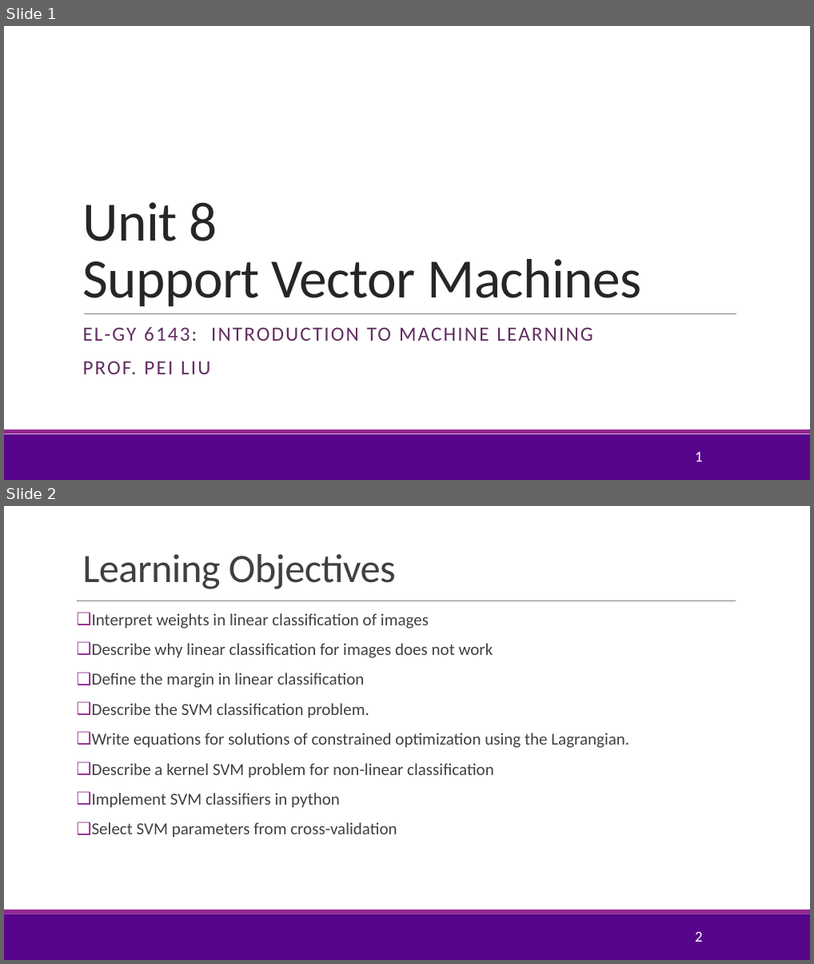
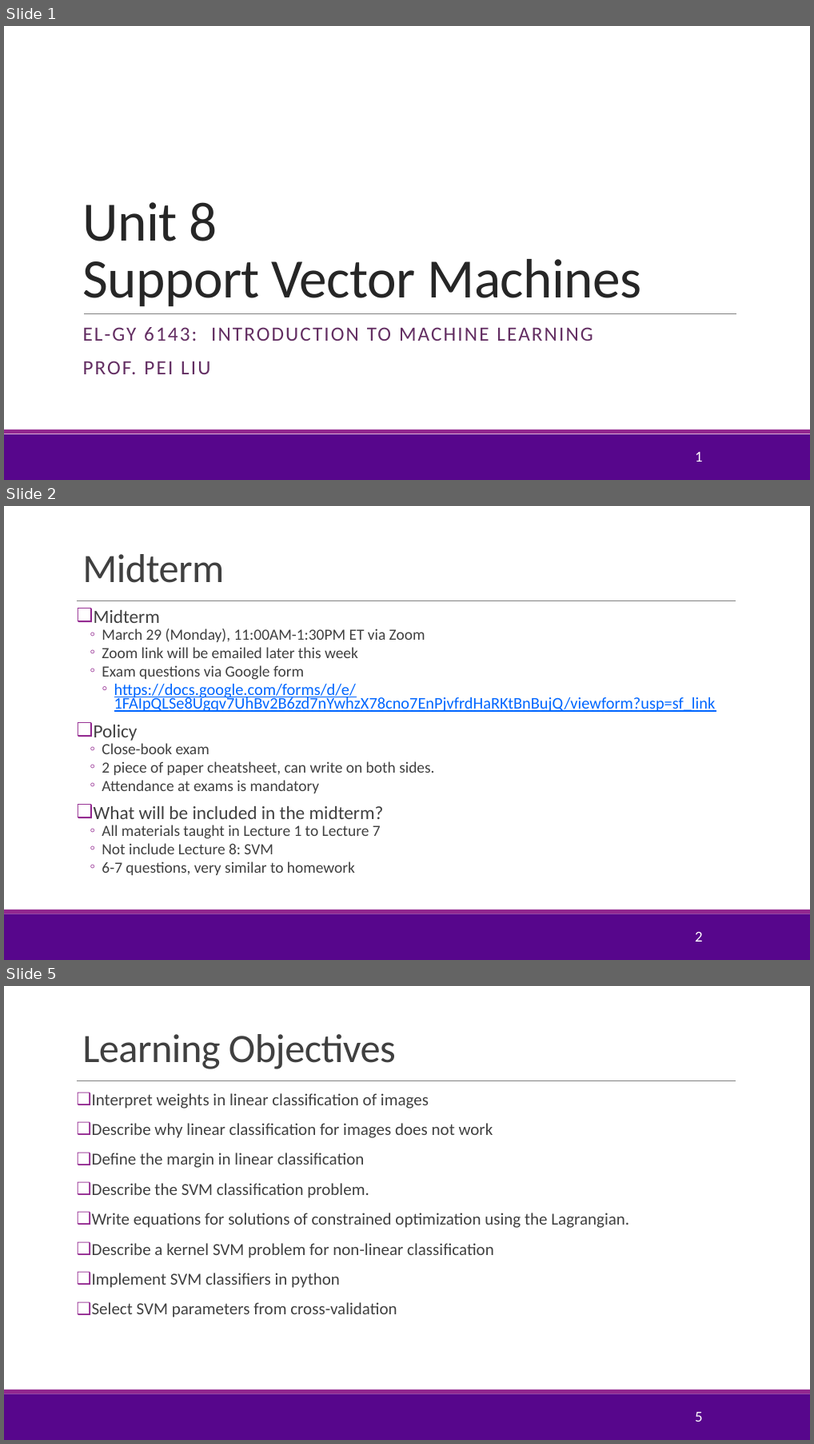
Before and after one commit to pliugithub/MachineLearning, a slide deck: lectures/Lect08_SVM.pptx. Shown one above the other, each under a label of ours: slides 1 and 2 before the commit, slides 1, 2 and 5 after it; the slides between them are not shown. The pictures are 814x964 and 814x1444 pixels, drawn with LibreOffice and Linux fonts; fonts in the diff are those of the drawing; background and template pictures are left out. Boxes give left, top, right and bottom in pixels: in the first picture for what was removed or moved away, otherwise in the second. Text is boxed around its words. In the diff, an @@ line names an element or a change of style, - is before the commit and + after.

```diff
--- a/lectures/Lect08_SVM.pptx
+++ b/lectures/Lect08_SVM.pptx
@@ slide 2 added at bbox=[4, 506, 810, 960], background #FFFFFF; not listed: 3 template elements that a slide beside it also shows @@
@@ title added at bbox=[82, 554, 224, 583], 48 pt, text #404040 @@
+Midterm
@@ text added at bbox=[94, 610, 716, 875], 18.5 pt, text #404040 @@
+❑ Midterm
+  ◦ March 29 (Monday), 11:00AM-1:30PM ET via Zoom
+  ◦ Zoom link will be emailed later this week
+  ◦ Exam questions via Google form
+    ◦ https://docs.google.com/forms/d/e/1FAIpQLSe8Ugqv7UhBv2B6zd7nYwhzX78cno7EnPjvfrdHaRKtBnBujQ/viewform?usp=sf_link
+❑ Policy
+  ◦ Close-book exam
+  ◦ 2 piece of paper cheatsheet, can write on both sides.
+  ◦ Attendance at exams is mandatory
+❑ What will be included in the midterm?
+  ◦ All materials taught in Lecture 1 to Lecture 7
+  ◦ Not include Lecture 8: SVM
+  ◦ 6-7 questions, very similar to homework
@@ page number added at bbox=[695, 931, 703, 941], 18 pt, text #FFFFFF @@
+2
@@ what was slide 2 is now slide 5 @@
@@ page number at bbox=[695, 1412, 703, 1421]: text changed @@
-2
+5
```
Also in this commit, not shown: 2 slides changed, 2 other slides added, 1 other file.
